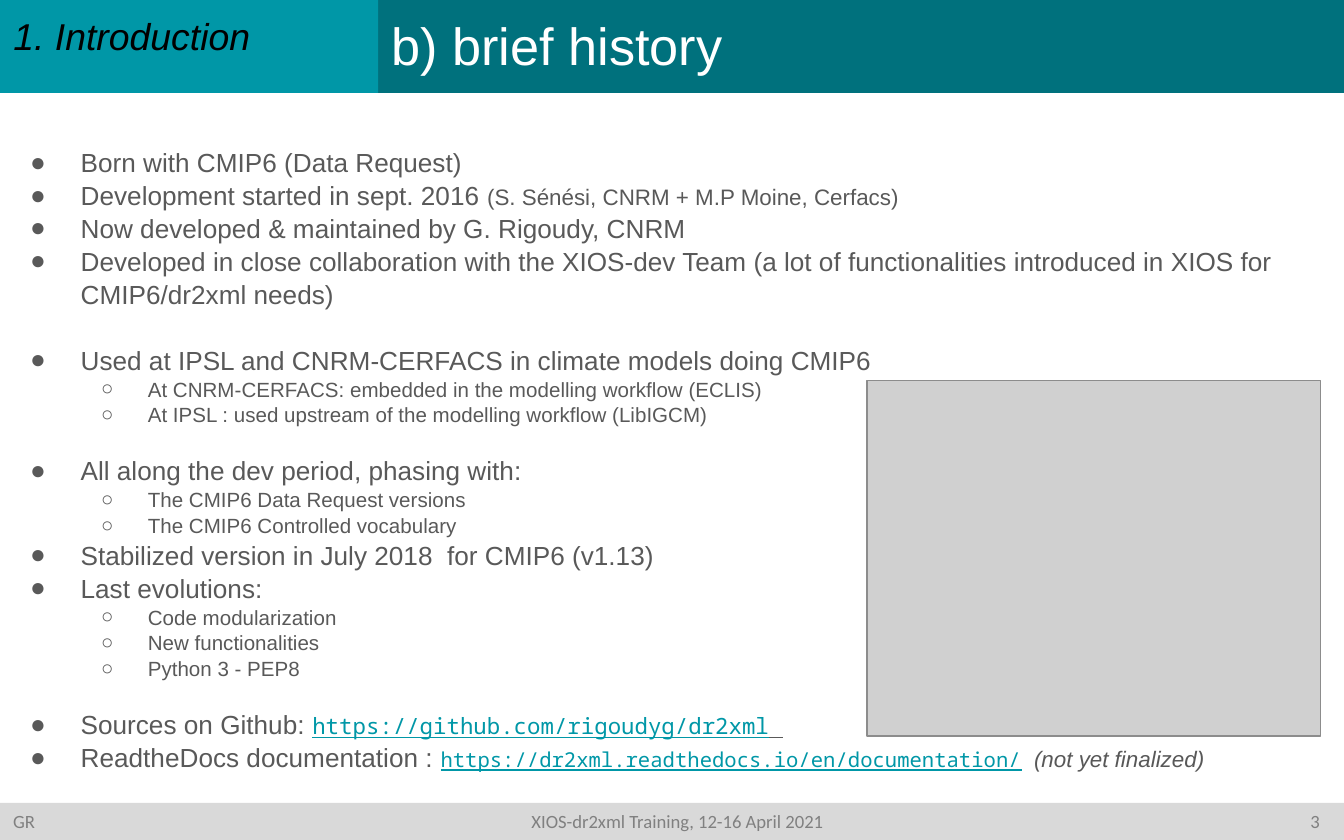
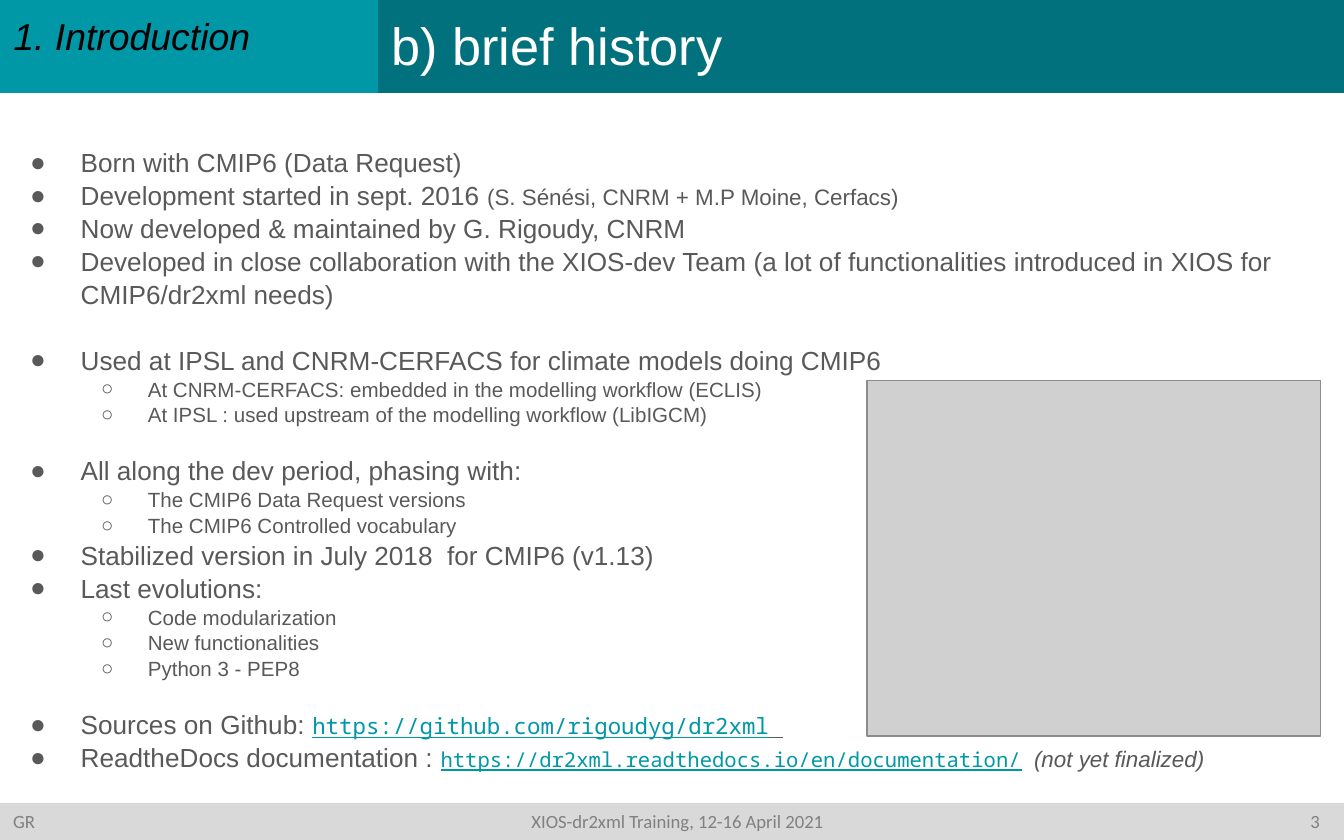
Before and after one commit to rigoudyg/dr2xml, a slide deck: slide 4 of slides/Formation_dr2xml_v5.pptx. Drawn at 1344x840 pixels with LibreOffice and Linux fonts; fonts in the diff are those of the drawing; grey boxes stand for pictures. Boxes give left, top, right and bottom in pixels: in the first picture for what was removed or moved away, otherwise in the second. Text is boxed around its words. In the diff, an @@ line names an element or a change of style, - is before the commit and + after.

```diff
--- a/slides/Formation_dr2xml_v5.pptx
+++ b/slides/Formation_dr2xml_v5.pptx
@@ text at <box>81,351,881,375</box>: text changed @@
-● Used at IPSL and CNRM-CERFACS in climate models doing CMIP6
+● Used at IPSL and CNRM-CERFACS for climate models doing CMIP6
```
Also in this commit, not shown: 4 other slides changed, 1 other file.
